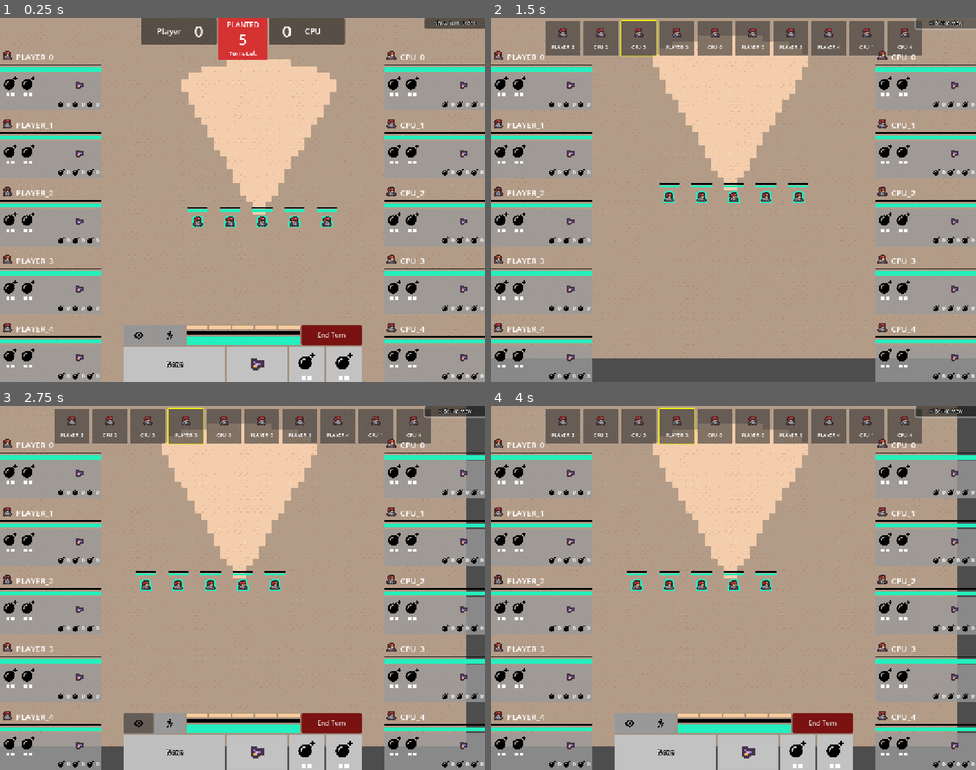
Above: before the commit, frames 1-4 (two rows, left to right).
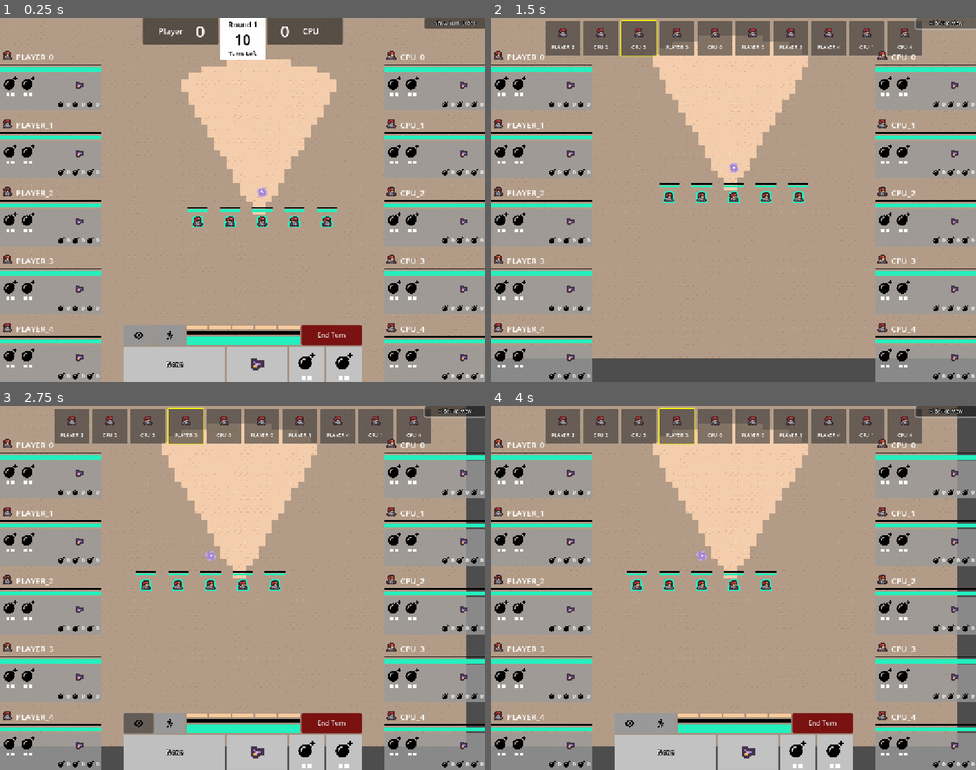
Above: after the commit, the same moments.

Repository: david8zhang/valorant-team-manager-godot
Game: Godot game, scene res://scenes/GameRound.tscn
The game is run twice, just before and just after one commit, with the same random seed, the same clock (stepped at 60 frames per second) and the same inputs.
Inputs (mouse positions are in pixels of both pictures, inside the frame that each line leads up to):
- Up to frame 1 (0.25 s): no input
- Up to frame 2 (1.5 s): click "End Turn" at 0.5 s; click "Show Turn Order" at 1.25 s
- Up to frame 3 (2.75 s): click (135, 722) at 2 s
- Up to frame 4 (4 s): click (660, 722) at 2.75 s; click "None" at 3.5 s

The runs differ from the first frame. In frame 1, 1.5% of the frame differs, in the area x 29-72%, y 0-50%; in frame 2, less than 0.1%; in frame 3, less than 0.1%; in frame 4, less than 0.1%.

Commit message:
fix bomb planting and defusing logic

Diff:
--- a/codebase/prefabs/Scoreboard.tscn
+++ b/codebase/prefabs/Scoreboard.tscn
@@ -1,7 +1,10 @@
-[gd_scene load_steps=3 format=3 uid="uid://do06qong074fn"]
+[gd_scene load_steps=6 format=3 uid="uid://do06qong074fn"]
 
 [ext_resource type="Script" uid="uid://fxjfmqji77tn" path="res://scripts/Scoreboard.gd" id="1_agxdj"]
 [ext_resource type="StyleBox" uid="uid://cb5kqole3x6kr" path="res://prefabs/RoundTurnRem.tres" id="2_kehhf"]
+[ext_resource type="Texture2D" uid="uid://b7qss35b526sf" path="res://assets/placeholder/wrench-solid-full.svg" id="3_kkwv5"]
+[ext_resource type="Texture2D" uid="uid://7pdwea6dt72o" path="res://assets/placeholder/bomb-solid-full.svg" id="3_kpxx6"]
+[ext_resource type="StyleBox" uid="uid://dg87xambkxjlc" path="res://prefabs/HealthBG.tres" id="4_kkwv5"]
 
 [node name="Scoreboard" type="Control"]
 layout_mode = 3
@@ -109,6 +112,65 @@
 text = "BUY"
 horizontal_alignment = 1
 
+[node name="DefuseContainer" type="HBoxContainer" parent="HBoxContainer/VBoxContainer"]
+visible = false
+layout_mode = 2
+alignment = 1
+
+[node name="TextureRect" type="TextureRect" parent="HBoxContainer/VBoxContainer/DefuseContainer"]
+custom_minimum_size = Vector2(15, 15)
+layout_mode = 2
+texture = ExtResource("3_kkwv5")
+expand_mode = 2
+stretch_mode = 4
+
+[node name="DefuseProgress" type="PanelContainer" parent="HBoxContainer/VBoxContainer/DefuseContainer"]
+custom_minimum_size = Vector2(0, 10)
+layout_mode = 2
+size_flags_horizontal = 3
+size_flags_vertical = 4
+theme_override_styles/panel = ExtResource("4_kkwv5")
+
+[node name="DefuseProgress2" type="PanelContainer" parent="HBoxContainer/VBoxContainer/DefuseContainer"]
+custom_minimum_size = Vector2(0, 10)
+layout_mode = 2
+size_flags_horizontal = 3
+size_flags_vertical = 4
+theme_override_styles/panel = ExtResource("4_kkwv5")
+
+[node name="DefuseProgress3" type="PanelContainer" parent="HBoxContainer/VBoxContainer/DefuseContainer"]
+custom_minimum_size = Vector2(0, 10)
+layout_mode = 2
+size_flags_horizontal = 3
+size_flags_vertical = 4
+theme_override_styles/panel = ExtResource("4_kkwv5")
+
+[node name="PlantContainer" type="HBoxContainer" parent="HBoxContainer/VBoxContainer"]
+visible = false
+layout_mode = 2
+alignment = 1
+
+[node name="TextureRect" type="TextureRect" parent="HBoxContainer/VBoxContainer/PlantContainer"]
+custom_minimum_size = Vector2(15, 15)
+layout_mode = 2
+texture = ExtResource("3_kpxx6")
+expand_mode = 2
+stretch_mode = 4
+
+[node name="PlantProgress" type="PanelContainer" parent="HBoxContainer/VBoxContainer/PlantContainer"]
+custom_minimum_size = Vector2(0, 10)
+layout_mode = 2
+size_flags_horizontal = 3
+size_flags_vertical = 4
+theme_override_styles/panel = ExtResource("4_kkwv5")
+
+[node name="PlantProgress2" type="PanelContainer" parent="HBoxContainer/VBoxContainer/PlantContainer"]
+custom_minimum_size = Vector2(0, 10)
+layout_mode = 2
+size_flags_horizontal = 3
+size_flags_vertical = 4
+theme_override_styles/panel = ExtResource("4_kkwv5")
+
 [node name="CPUScoreContainer" type="PanelContainer" parent="HBoxContainer"]
 layout_mode = 2
 size_flags_vertical = 0
--- a/codebase/scripts/ActionMenu.gd
+++ b/codebase/scripts/ActionMenu.gd
@@ -4,6 +4,7 @@
 @onready var game_round = get_node("/root/GameRound") as GameRound
 @onready var watch_button = $VBoxContainer/NonCombatAndStats/NonCombatActions/Watch as Button
 @onready var bomb_button = $VBoxContainer/NonCombatAndStats/NonCombatActions/Bomb as Button
+@onready var bomb_texture = $VBoxContainer/NonCombatAndStats/NonCombatActions/Bomb/TextureRect as TextureRect
 @onready var move_button = $VBoxContainer/NonCombatAndStats/NonCombatActions/Move as Button
 @onready var defuse_button = $VBoxContainer/NonCombatAndStats/NonCombatActions/Defuse as Button
 @onready var defuse_texture = $VBoxContainer/NonCombatAndStats/NonCombatActions/Defuse/TextureRect as TextureRect
@@ -130,7 +131,12 @@
 func on_bomb_button_clicked():
 	var selected_agent = agent_controller.selected_agent as Agent
 	if can_plant_bomb(selected_agent):
-		game_round.plant_bomb(selected_agent, selected_agent.global_position)
+		if !selected_agent.is_planting:
+			bomb_texture.texture = load("res://assets/placeholder/ban-solid-full.svg")
+			game_round.start_plant_bomb(selected_agent)
+		else:
+			bomb_texture.texture = load("res://assets/placeholder/bomb-solid-full.svg")
+			game_round.stop_plant_bomb(selected_agent)
 
 func on_defuse_button_clicked():
 	var selected_agent = agent_controller.selected_agent as Agent
--- a/codebase/scripts/Agent.gd
+++ b/codebase/scripts/Agent.gd
@@ -33,6 +33,7 @@
 
 var confidence_level # Dictates turn queue ordering (higher is better)
 var is_defusing := false
+var is_planting := false
 
 signal on_agent_click(agent)
 signal on_update_action_menu()
@@ -46,7 +47,6 @@
 	confidence_level = randi_range(1, 10)
 
 func init_from_game_stats(agent_game_stats: GameRoundVariables.AgentGameStats):
-	# Load weapons
 	primary_weapon = GameRoundVariables.load_weapon_from_name(agent_game_stats.primary_weapon_name)
 	sidearm_weapon = GameRoundVariables.load_weapon_from_name(agent_game_stats.sidearm_weapon_name)
 
--- a/codebase/scripts/AgentController.gd
+++ b/codebase/scripts/AgentController.gd
@@ -84,10 +84,11 @@
 			ActionState.MOVE:
 				var pos_to_move_to = game_round.map.get_world_pos_from_tile_pos(highlight_overlay.hovered_tile_pos)
 				var ap_cost_for_move = game_round.get_ap_cost_for_movement(selected_agent.global_position, pos_to_move_to)
-				highlight_overlay.is_pos_valid = ap_cost_for_move <= selected_agent.rem_action_points and !selected_agent.is_defusing
+				var is_defusing_or_planting = selected_agent.is_defusing or selected_agent.is_planting
+				highlight_overlay.is_pos_valid = ap_cost_for_move <= selected_agent.rem_action_points and !is_defusing_or_planting
 				action_menu.preview_ap_cost(ap_cost_for_move)
 				if Input.is_action_just_pressed("mouse_left"):
-					if ap_cost_for_move <= selected_agent.rem_action_points and !selected_agent.is_defusing:
+					if ap_cost_for_move <= selected_agent.rem_action_points and !is_defusing_or_planting:
 						highlight_overlay.should_update_pos = false
 						selected_agent.move_to_position(pos_to_move_to, complete_move)
 						action_menu.update_all()
@@ -110,6 +111,11 @@
 	selected_agent.rem_action_points = Agent.TOTAL_ACTION_POINTS
 	selected_agent.has_completed_turn = true
 	selected_agent.sprite.self_modulate = Color(0.5, 0.5, 0.5)
+	if selected_agent.is_defusing:
+		game_round.continue_bomb_defuse(selected_agent)
+	elif selected_agent.is_planting:
+		game_round.continue_bomb_plant(selected_agent)
+
 	on_complete_turn.emit()
 
 func select_agent(agent: Agent):
--- a/codebase/scripts/Bomb.gd
+++ b/codebase/scripts/Bomb.gd
@@ -16,8 +16,10 @@
     curr_bomb_state = new_state
     match new_state:
         BombState.CARRIED:
+            sprite.self_modulate = Color(1, 1, 1, 1)
             hide()
         BombState.DROPPED:
+            sprite.self_modulate = Color(1, 1, 1, 1)
             show()
         BombState.PLANTED:
             sprite.self_modulate = Color(1, 0, 0, 0.5)
--- a/codebase/scripts/GameRound.gd
+++ b/codebase/scripts/GameRound.gd
@@ -36,7 +36,7 @@
 static var BOMB_SPAWN_TILE_COORD = Vector2(60, 70)
 
 var curr_turn_side = Side.PLAYER
-var attack_side = Side.CPU
+var attack_side = Side.PLAYER
 var is_showing_scoreboard := true
 var top_view_state := TopViewState.SCOREBOARD
 var bomb: Bomb
@@ -64,15 +64,17 @@
 	start_turn_for_next_agent()
 
 	# Test bomb defusal logic
-	scoreboard.switch_to_phase(Scoreboard.Phase.POST_PLANT)
-	bomb.set_bomb_state(Bomb.BombState.PLANTED)
-	var plant_tile_pos = Vector2(22, 26)
-	var plant_global_pos = map.get_world_pos_from_tile_pos(plant_tile_pos)
-	bomb.global_position = Vector2(plant_global_pos.x, plant_global_pos.y)
+	# attack_side = Side.CPU
+	# scoreboard.switch_to_phase(Scoreboard.Phase.POST_PLANT)
+	# bomb.set_bomb_state(Bomb.BombState.PLANTED)
+	# var plant_tile_pos = Vector2(22, 26)
+	# var plant_global_pos = map.get_world_pos_from_tile_pos(plant_tile_pos)
+	# bomb.global_position = Vector2(plant_global_pos.x, plant_global_pos.y)
 
 func place_bomb():
-	bomb = bomb_scene.instantiate() as Bomb
-	add_child(bomb)
+	if bomb == null:
+		bomb = bomb_scene.instantiate() as Bomb
+		add_child(bomb)
 	bomb.global_position = map.get_world_pos_from_tile_pos(BOMB_SPAWN_TILE_COORD)
 
 func setup_game_round_variables():
@@ -94,8 +96,10 @@
 	if next_agent_in_turn_queue != null:
 		curr_turn_side = next_agent_in_turn_queue.curr_side
 		if next_agent_in_turn_queue.curr_side == Side.PLAYER:
+			action_menu.show()
 			agent_controller.start_turn(next_agent_in_turn_queue)
 		else:
+			action_menu.hide()
 			cpu_agent_controller.start_turn(next_agent_in_turn_queue)
 
 
@@ -193,16 +197,18 @@
 	return AP_COST_PRIMARY_ATTACK
 
 func get_win_condition():
+	if is_defuse():
+		return RoundResult.WinCondition.DEFUSE
 	if is_timeout():
-		if bomb.curr_bomb_state == Bomb.BombState.PLANTED:
+		if bomb.curr_bomb_state == Bomb.BombState.PLANTED or bomb.curr_bomb_state == Bomb.BombState.DEFUSING:
 			return RoundResult.WinCondition.DETONATION
-		elif bomb.curr_bomb_state == Bomb.BombState.DEFUSING:
-			return RoundResult.WinCondition.DEFUSE
-		print(bomb.curr_bomb_state)
 		return RoundResult.WinCondition.TIME
 	if all_cpu_agents_eliminated() or all_player_agents_eliminated():
 		return RoundResult.WinCondition.ELIMINATION
 	return -1
+
+func is_defuse():
+	return scoreboard.defuse_progress == Scoreboard.DEFUSE_REQ_TURNS
 
 func is_timeout():
 	return scoreboard.turns_remaining == 0
@@ -250,37 +256,66 @@
 func get_turn_queue_agents():
 	return turn_queue.map(func (agent_name): return get_agent_for_name(agent_name))
 
-func plant_bomb(planter: Agent, plant_pos: Vector2):
+func start_plant_bomb(planter: Agent):
 	planter.rem_action_points = 0
-	planter.has_bomb = false
-	action_menu.update_all()
-	bomb.global_position = Vector2(plant_pos.x, plant_pos.y)
-	bomb.show()
-	bomb.set_bomb_state(Bomb.BombState.PLANTED)
-	scoreboard.switch_to_phase(Scoreboard.Phase.POST_PLANT)
+	action_menu.update_all()
+	if planter.curr_side == Side.PLAYER:
+		agent_controller.complete_turn()
+	scoreboard.plant_container.show()
+	scoreboard.incr_defuse_container()
+	planter.is_planting = true
+
+func continue_bomb_plant(planter: Agent):
+	planter.rem_action_points = 0
+	action_menu.update_all()
+	scoreboard.incr_plant_container()
+	if scoreboard.plant_progress == Scoreboard.PLANT_REQ_TURNS:
+		planter.has_bomb = false
+		planter.is_planting = false
+		var plant_pos = planter.global_position
+		bomb.global_position = Vector2(plant_pos.x, plant_pos.y)
+		bomb.show()
+		bomb.set_bomb_state(Bomb.BombState.PLANTED)
+		scoreboard.plant_container.hide()
+		scoreboard.switch_to_phase(Scoreboard.Phase.POST_PLANT)
+
+func stop_plant_bomb(planter: Agent):
+	planter.is_planting = false
+	action_menu.update_all()
+	scoreboard.reset_plant_container()
 
 func start_defuse_bomb(defuser: Agent):
 	defuser.rem_action_points = 0
-	defuser.is_defusing = true
 	action_menu.update_all()
 	bomb.set_bomb_state(Bomb.BombState.DEFUSING)
 	if defuser.curr_side == Side.PLAYER:
 		agent_controller.complete_turn()
+	scoreboard.defuse_container.show()
+	scoreboard.incr_defuse_container()
+	defuser.is_defusing = true
+
+func continue_bomb_defuse(defuser: Agent):
+	defuser.rem_action_points = 0
+	action_menu.update_all()
+	scoreboard.incr_defuse_container()
 
 func stop_defuse_bomb(defuser: Agent):
 	defuser.is_defusing = false
 	action_menu.update_all()
 	bomb.set_bomb_state(Bomb.BombState.PLANTED)
+	scoreboard.reset_defuse_container()
 
 func incr_score_and_go_to_next_round(last_winning_side: GameRound.Side):
 	scoreboard.incr_score(last_winning_side)
 	scoreboard.incr_round()
 	scoreboard.switch_to_phase(Scoreboard.Phase.PRE_PLANT)
 	curr_turn_index = 0
+	scoreboard.reset()
 	player_team.reset_agents()
 	cpu_team.reset_agents()
 	for a in player_team.agents:
 		a.update_visible_tiles()
 		a.show()
 	place_bomb()
+	bomb.set_bomb_state(Bomb.BombState.DROPPED)
 	start_turn_for_next_agent()
--- a/codebase/scripts/Scoreboard.gd
+++ b/codebase/scripts/Scoreboard.gd
@@ -15,10 +15,13 @@
 @onready var turns_remaining_label = $HBoxContainer/VBoxContainer/RoundInfoContainer/MarginContainer/RoundInfo/Turns
 @onready var turns_remaining_bottom_label = $HBoxContainer/VBoxContainer/RoundInfoContainer/MarginContainer/RoundInfo/TurnsLabel as Label
 @onready var show_turn_order_button = $HBoxContainer/VBoxContainer/ShowTurnOrder as Button
+@onready var defuse_container = $HBoxContainer/VBoxContainer/DefuseContainer as HBoxContainer
+@onready var plant_container = $HBoxContainer/VBoxContainer/PlantContainer as HBoxContainer
 
 static var PRE_PLANT_TURN_LIMIT = 10
 static var POST_PLANT_TURN_LIMIT = 5
-static var DEFUSE_TURN_LIMIT = 2
+static var PLANT_REQ_TURNS = 2
+static var DEFUSE_REQ_TURNS = 3
 
 var turns_remaining = PRE_PLANT_TURN_LIMIT
 var round_num := 1
@@ -26,6 +29,9 @@
 var cpu_score := 0
 var curr_phase := Phase.PRE_PLANT
 var plant_turns_remaining = 0
+
+var defuse_progress := 0
+var plant_progress := 0
 
 func _ready() -> void:
 	turns_remaining_label.text = str(turns_remaining)
@@ -75,3 +81,41 @@
 			turns_remaining_bottom_label.add_theme_color_override("font_color", Color.WHITE)
 			round_info_container.add_theme_stylebox_override("panel", load("res://prefabs/PlantedTurnRem.tres"))
 	curr_phase = phase
+
+func incr_defuse_container():
+	var progress_bar_sections = defuse_container.get_children().filter(func (c): return c is PanelContainer)
+	defuse_progress += 1
+	for i in range(0, progress_bar_sections.size()):
+		var progress_bar = progress_bar_sections[i] as PanelContainer
+		if i < defuse_progress:
+			progress_bar.add_theme_stylebox_override("panel", load("res://prefabs/HealthFill.tres"))
+		else:
+			progress_bar.add_theme_stylebox_override("panel", load("res://prefabs/HealthBG.tres"))
+
+func incr_plant_container():
+	var progress_bar_sections = plant_container.get_children().filter(func (c): return c is PanelContainer)
+	plant_progress += 1
+	for i in range(0, progress_bar_sections.size()):
+		var progress_bar = progress_bar_sections[i] as PanelContainer
+		if i < plant_progress:
+			progress_bar.add_theme_stylebox_override("panel", load("res://prefabs/HealthFill.tres"))
+		else:
+			progress_bar.add_theme_stylebox_override("panel", load("res://prefabs/HealthBG.tres"))
+
+func reset_defuse_container():
+	defuse_progress = 0
+	defuse_container.hide()
+	var progress_bar_sections = defuse_container.get_children().filter(func (c): return c is PanelContainer)
+	for section in progress_bar_sections:
+		section.add_theme_stylebox_override("panel", load("res://prefabs/HealthBG.tres"))
+
+func reset_plant_container():
+	plant_progress = 0
+	plant_container.hide()
+	var progress_bar_sections = plant_container.get_children().filter(func (c): return c is PanelContainer)
+	for section in progress_bar_sections:
+		section.add_theme_stylebox_override("panel", load("res://prefabs/HealthBG.tres"))
+
+func reset():
+	reset_defuse_container()
+	reset_plant_container()
--- a/codebase/scripts/Team.gd
+++ b/codebase/scripts/Team.gd
@@ -48,5 +48,7 @@
 		agent.set_curr_health(Agent.MAX_HEALTH)
 		agent.rem_action_points = Agent.TOTAL_ACTION_POINTS
 		agent.has_completed_turn = false
+		agent.is_planting = false
+		agent.is_defusing = false
 		map.move_node_to_pos(agent, x_pos, y_pos)
 		x_pos += space_btwn_agents
